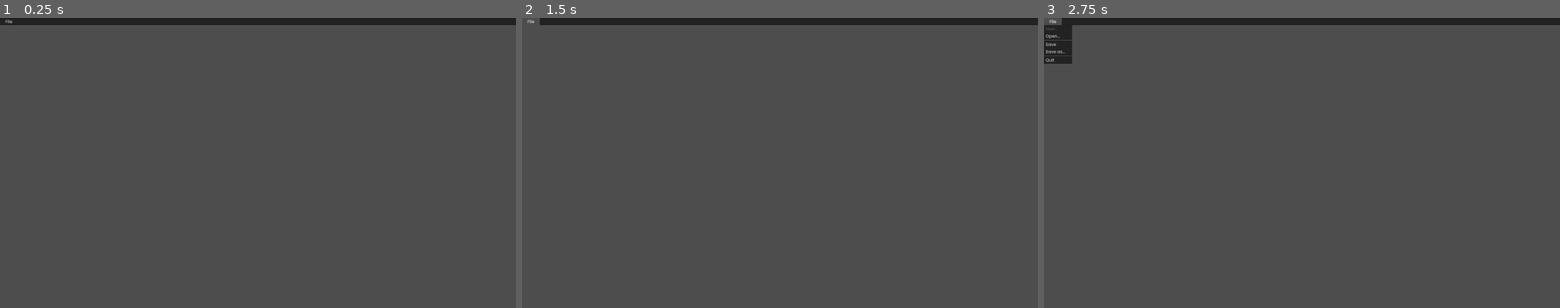
Above: before the commit, frames 1-3 (left to right).
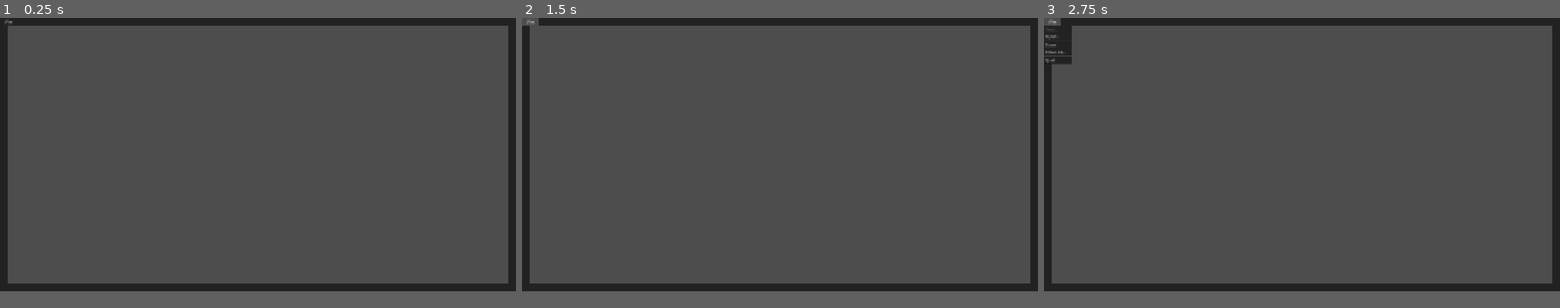
Above: after the commit, the same moments.

Repository: AnalyticalGoose/godough
Game: Godot game, scene res://main.tscn
The game is run twice, just before and just after one commit, with the same random seed, the same clock (stepped at 60 frames per second) and the same inputs.
Inputs:
- Up to frame 1 (0.25 s): no input
- Up to frame 2 (1.5 s): click "File" at 0.5 s; click "File" at 1.25 s
- Up to frame 3 (2.75 s): click "File" at 2 s
In our replay, the window is 800x450 before the commit and 800x424 after it. These sizes can differ from the game's own. Grey fills any space a smaller window leaves; there, only what the larger window draws over its background counts as a difference.

The runs differ from the first frame. In frame 1, 5.6% of the frame differs, in the area x 0-100%, y 0-95%; in frame 2, 5.6%; in frame 3, 5.5%.

Commit message:
Add border bars

Diff:
--- a/project.godot
+++ b/project.godot
@@ -33,10 +33,10 @@
 [display]
 
 window/size/viewport_width=1920
-window/size/viewport_height=1080
+window/size/viewport_height=1017
 window/size/mode=2
 window/stretch/mode="canvas_items"
-window/stretch/scale_mode="integer"
+window/stretch/aspect="keep_height"
 
 [gui]
 
--- a/ui/ui.tscn
+++ b/ui/ui.tscn
@@ -22,13 +22,14 @@
 grow_vertical = 2
 size_flags_horizontal = 3
 size_flags_vertical = 3
+theme = ExtResource("1_nb4k0")
 
 [node name="NavigationBar" type="PanelContainer" parent="." unique_id=506326153]
 layout_mode = 1
 anchors_preset = 10
 anchor_right = 1.0
+offset_bottom = 30.0
 grow_horizontal = 2
-theme = ExtResource("1_nb4k0")
 theme_override_styles/panel = SubResource("StyleBoxFlat_ks8t7")
 
 [node name="NavigationMenu" type="HBoxContainer" parent="NavigationBar" unique_id=1856395758]
@@ -56,3 +57,33 @@
 popup/item_6/text = "Quit"
 popup/item_6/id = 4
 script = ExtResource("2_ks8t7")
+
+[node name="LeftBorderBar" type="PanelContainer" parent="." unique_id=789867975]
+z_index = -1
+layout_mode = 1
+anchors_preset = 9
+anchor_bottom = 1.0
+offset_right = 30.0
+grow_vertical = 2
+
+[node name="RightBorderBar" type="PanelContainer" parent="." unique_id=2094968559]
+z_index = -1
+layout_mode = 1
+anchors_preset = 11
+anchor_left = 1.0
+anchor_right = 1.0
+anchor_bottom = 1.0
+offset_left = -30.0
+grow_horizontal = 0
+grow_vertical = 2
+
+[node name="BottomDataBar" type="PanelContainer" parent="." unique_id=868179011]
+layout_mode = 1
+anchors_preset = 12
+anchor_top = 1.0
+anchor_right = 1.0
+anchor_bottom = 1.0
+offset_top = -30.0
+offset_bottom = -0.00048828125
+grow_horizontal = 2
+grow_vertical = 0
